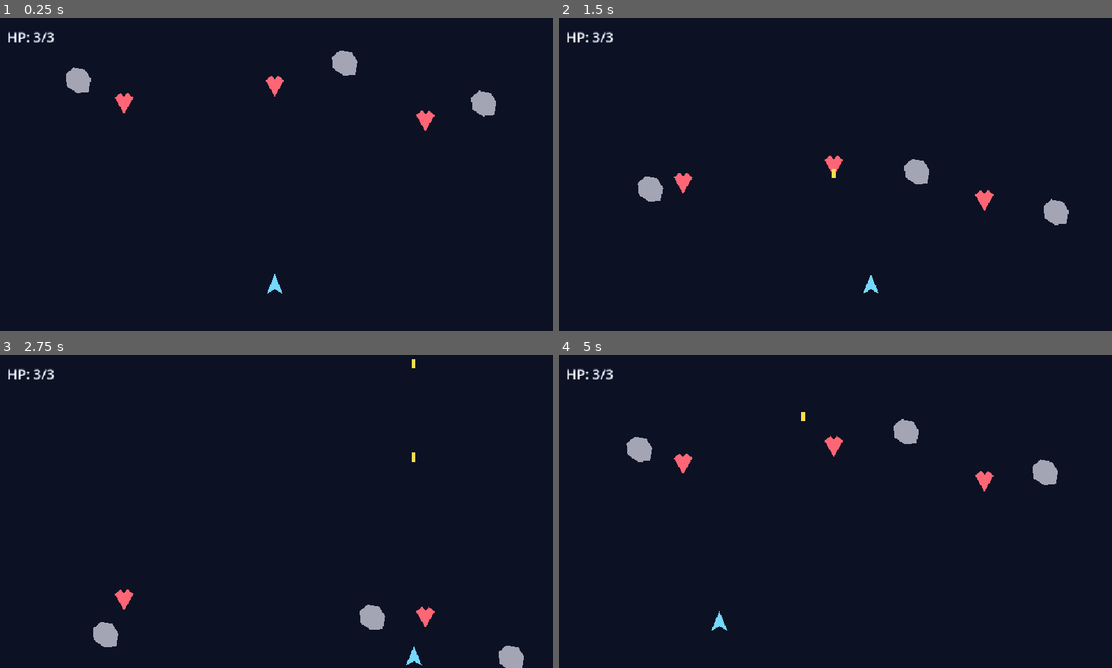
Above: before the commit, frames 1-4 (two rows, left to right).
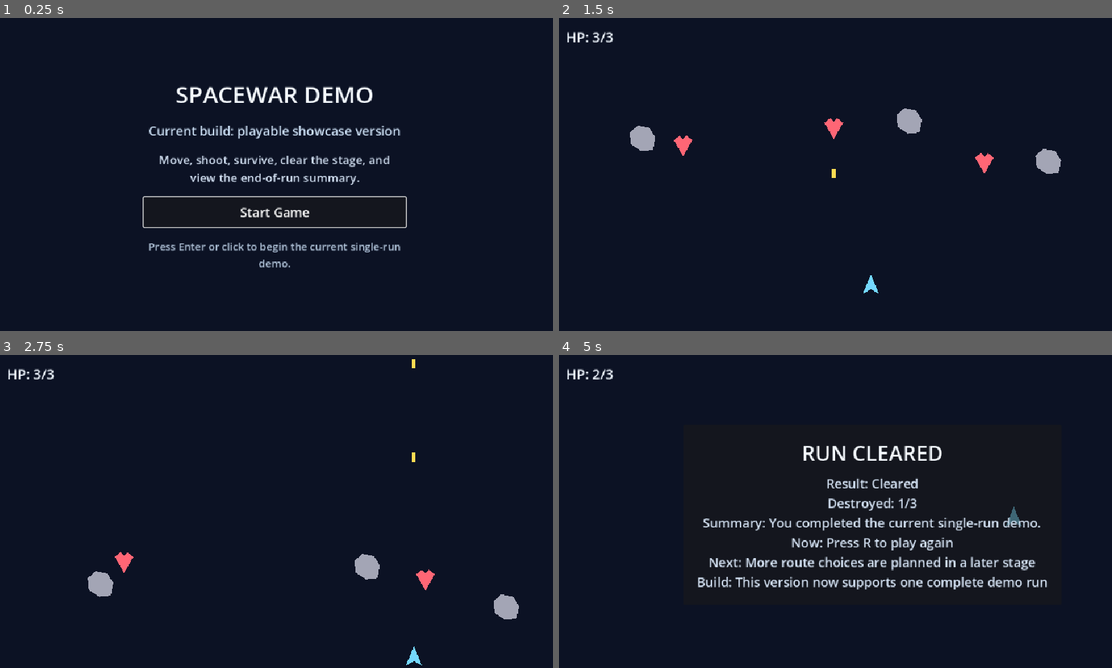
Above: after the commit, the same moments.

Repository: Drew-Z/game-next-spacewar
Game: Godot game, scene res://scenes/main_menu.tscn
The game is run twice, just before and just after one commit, with the same random seed, the same clock (stepped at 60 frames per second) and the same inputs. Before the commit the project starts from res://scenes/main.tscn.
Inputs (mouse positions are in pixels of both pictures, inside the frame that each line leads up to):
- Up to frame 1 (0.25 s): no input
- Up to frame 2 (1.5 s): click (835, 212) at 0.5 s, where only the run after the commit has a clickable "Start Game"; tap Enter (ui_accept) at 1.25 s; hold Right (ui_right) from 1.28 s (still down); tap R at 1.35 s
- Up to frame 3 (2.75 s): tap Enter (ui_accept) at 1.52, 2.27 s; release Right (ui_right) at 2.03 s; hold Down (ui_down) from 2.03 s (still down); tap Space at 2.1 s
- Up to frame 4 (5 s): release Down (ui_down) at 2.78 s; hold Right (ui_right) 2.78-3.53 s; tap R at 2.85, 4.35 s; hold Up (ui_up) 3.53-4.28 s; tap Space at 3.6 s; tap Enter (ui_accept) at 3.77, 4.52 s; hold Left (ui_left) from 4.28 s (still down)

The runs differ from the first frame. In frame 1, 5.4% of the frame differs, in the area x 1-90%, y 4-88%; in frame 2, 2.4%; in frame 3, 2.2%; in frame 4, 6.0%, in the area x 6-91%, y 4-88%.

Commit message:
feat(menu): add main menu entry flow

Diff:
--- a/project.godot
+++ b/project.godot
@@ -11,7 +11,7 @@
 [application]
 
 config/name="game-next-spacewar"
-run/main_scene="res://scenes/main.tscn"
+run/main_scene="res://scenes/main_menu.tscn"
 config/features=PackedStringArray("4.6")
 config/icon="res://assets/icon.svg"
 
--- /dev/null
+++ b/scenes/main_menu.tscn
@@ -0,0 +1,79 @@
+[gd_scene load_steps=2 format=3]
+
+[ext_resource type="Script" path="res://scripts/main_menu.gd" id="1"]
+
+[node name="MainMenu" type="Control"]
+layout_mode = 3
+anchors_preset = 15
+anchor_right = 1.0
+anchor_bottom = 1.0
+grow_horizontal = 2
+grow_vertical = 2
+script = ExtResource("1")
+
+[node name="Background" type="ColorRect" parent="."]
+layout_mode = 1
+anchors_preset = 15
+anchor_right = 1.0
+anchor_bottom = 1.0
+grow_horizontal = 2
+grow_vertical = 2
+color = Color(0.0470588, 0.0705882, 0.141176, 1)
+
+[node name="MarginContainer" type="MarginContainer" parent="."]
+layout_mode = 1
+anchors_preset = 8
+anchor_left = 0.5
+anchor_top = 0.5
+anchor_right = 0.5
+anchor_bottom = 0.5
+offset_left = -250.0
+offset_top = -160.0
+offset_right = 250.0
+offset_bottom = 160.0
+grow_horizontal = 2
+grow_vertical = 2
+theme_override_constants/margin_left = 24
+theme_override_constants/margin_top = 24
+theme_override_constants/margin_right = 24
+theme_override_constants/margin_bottom = 24
+
+[node name="Content" type="VBoxContainer" parent="MarginContainer"]
+layout_mode = 2
+theme_override_constants/separation = 20
+
+[node name="Title" type="Label" parent="MarginContainer/Content"]
+layout_mode = 2
+theme_override_colors/font_color = Color(0.960784, 0.980392, 1, 1)
+theme_override_font_sizes/font_size = 40
+text = "SPACEWAR DEMO"
+horizontal_alignment = 1
+
+[node name="Subtitle" type="Label" parent="MarginContainer/Content"]
+layout_mode = 2
+theme_override_colors/font_color = Color(0.807843, 0.886275, 0.968627, 1)
+theme_override_font_sizes/font_size = 22
+text = "Current build: playable showcase version"
+horizontal_alignment = 1
+
+[node name="Description" type="Label" parent="MarginContainer/Content"]
+layout_mode = 2
+theme_override_colors/font_color = Color(0.835294, 0.890196, 0.960784, 1)
+theme_override_font_sizes/font_size = 20
+text = "Move, shoot, survive, clear the stage, and view the end-of-run summary."
+horizontal_alignment = 1
+autowrap_mode = 3
+
+[node name="StartButton" type="Button" parent="MarginContainer/Content"]
+custom_minimum_size = Vector2(0, 52)
+layout_mode = 2
+theme_override_font_sizes/font_size = 22
+text = "Start Game"
+
+[node name="Hint" type="Label" parent="MarginContainer/Content"]
+layout_mode = 2
+theme_override_colors/font_color = Color(0.701961, 0.776471, 0.862745, 1)
+theme_override_font_sizes/font_size = 18
+text = "Press Enter or click to begin the current single-run demo."
+horizontal_alignment = 1
+autowrap_mode = 3
--- /dev/null
+++ b/scripts/main_menu.gd
@@ -0,0 +1,11 @@
+extends Control
+
+
+func _ready() -> void:
+	var start_button := $MarginContainer/Content/StartButton as Button
+	start_button.grab_focus()
+	start_button.pressed.connect(_on_start_button_pressed)
+
+
+func _on_start_button_pressed() -> void:
+	get_tree().change_scene_to_file("res://scenes/main.tscn")
Not shown, changed: README.md
Not shown, changed: docs/roadmap.md
Not shown, changed: docs/task-board.md
Not shown, changed: docs/test-checklist.md
